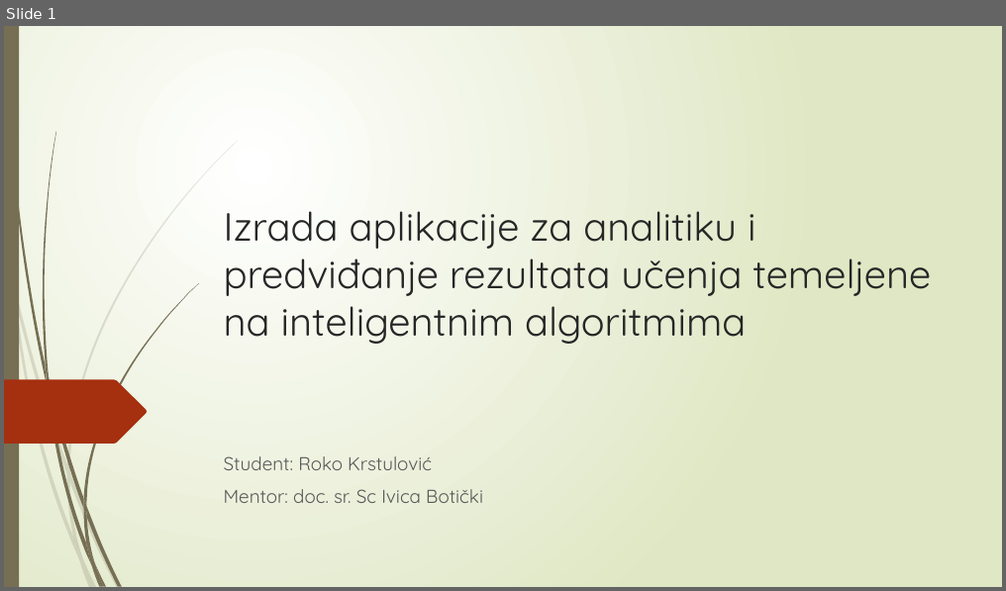
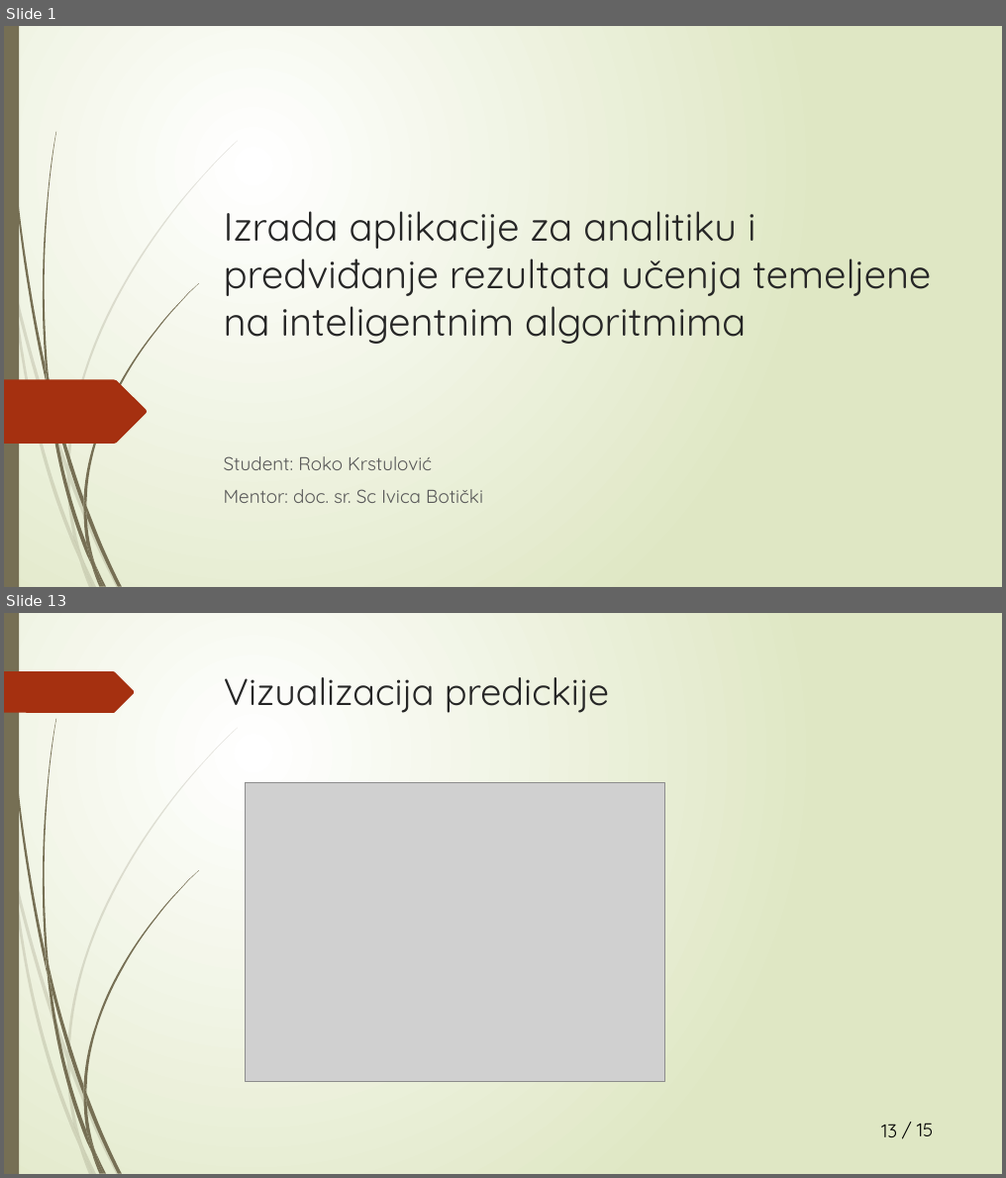
Before and after one commit to RokiFoki/Diplomski, a slide deck: Prezentacija.pptx. Shown one above the other, each under a label of ours: slide 1 before the commit, slides 1 and 13 after it; the slides between them are not shown. The pictures are 1006x591 and 1006x1178 pixels, drawn with LibreOffice and Linux fonts; fonts in the diff are those of the drawing; grey boxes stand for pictures. Boxes give left, top, right and bottom in pixels: in the first picture for what was removed or moved away, otherwise in the second. Text is boxed around its words. In the diff, an @@ line names an element or a change of style, - is before the commit and + after.

```diff
--- a/Prezentacija.pptx
+++ b/Prezentacija.pptx
@@ slide 13 added at bbox=[4, 613, 1002, 1174], background gradient #FFFFFF to #DFE8C4; not listed: 23 template elements that a slide beside it also shows @@
@@ freeform shape added at bbox=[4, 671, 135, 713], fill #A53010 @@
@@ title added at bbox=[224, 677, 609, 713], 36 pt, text #262626 @@
+Vizualizacija predickije
@@ picture added at bbox=[245, 783, 664, 1081] @@
@@ page number added at bbox=[881, 1124, 897, 1138], 18 pt, text #000000 @@
+13
@@ text added at bbox=[917, 1123, 934, 1137], 18 pt, text #000000 @@
+/ 15
```
Also in this commit, not shown: 6 slides changed, 7 other slides added, 2 slides removed, 28 other files.
